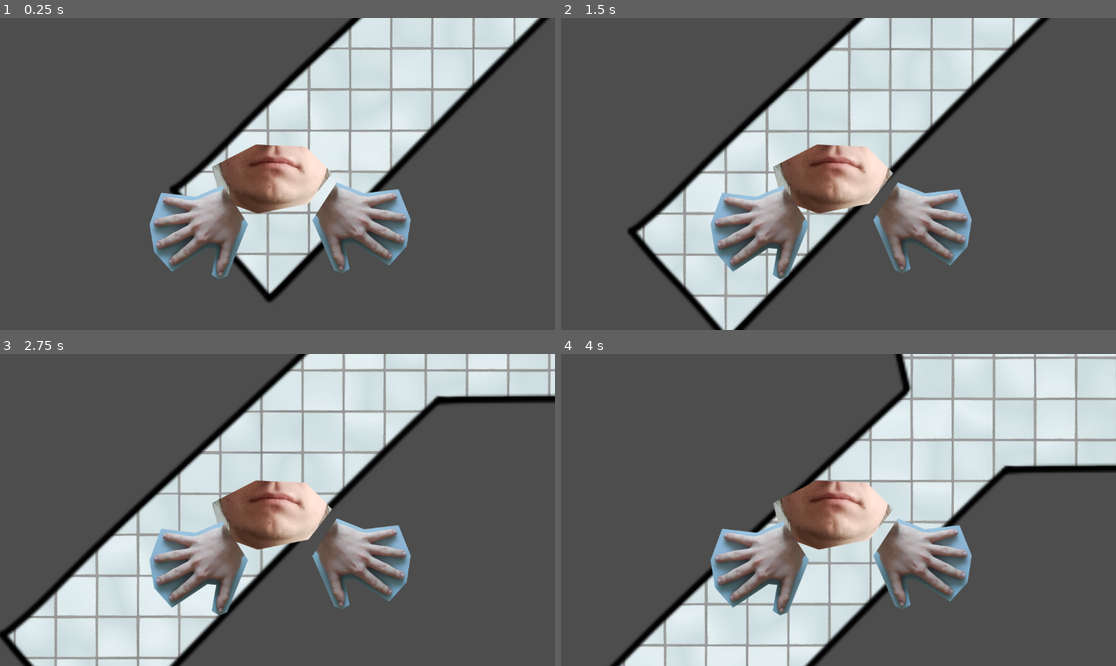
Above: before the commit, frames 1-4 (two rows, left to right).
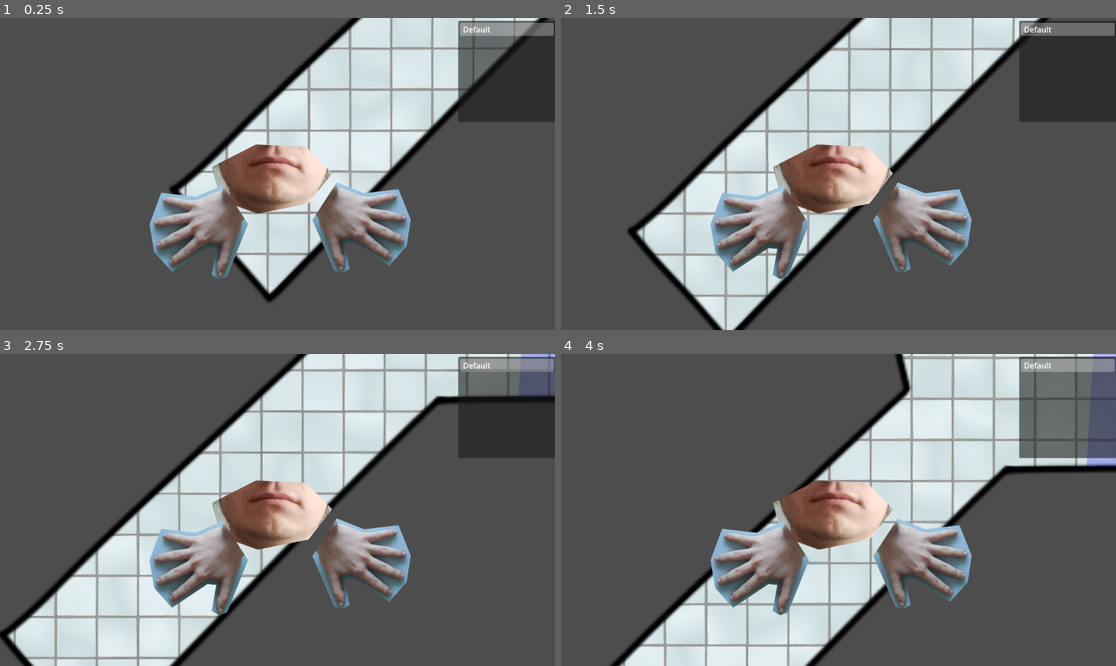
Above: after the commit, the same moments.

Repository: Rainy-Boy/GGJ_2026
Game: Godot game, scene res://Scenes/MapAndUtils/floor_n_1.tscn
Two runs of this game, one before a commit and one after it. Both use one fixed random seed, a clock stepped at 60 frames per second and the inputs below. This scene is started directly instead of the project's main scene. The engine's default icon, where the game draws it, is replaced by a stand-in: a white triangle on a blue panel in a dark square.
Inputs:
- Up to frame 1 (0.25 s): no input
- Up to frame 2 (1.5 s): hold Right (ui_right) 0.53-1.28 s; hold Down (ui_down) from 1.28 s (still down)
- Up to frame 3 (2.75 s): release Down (ui_down) at 2.03 s; hold Right (ui_right) from 2.03 s (still down)
- Up to frame 4 (4 s): release Right (ui_right) at 2.78 s; hold Up (ui_up) 2.78-3.53 s; hold Left (ui_left) from 3.53 s (still down)

The runs differ from the first frame. In frame 1, 5.2% of the frame differs, in the area x 82-100%, y 0-34%; in frame 2, 5.5%; in frame 3, 5.2%; in frame 4, 5.8%, in the area x 82-100%, y 0-37%.

Commit message:
Implement floor N1

Diff:
--- a/ggj_2026/Scenes/MapAndUtils/floor_n_1.tscn
+++ b/ggj_2026/Scenes/MapAndUtils/floor_n_1.tscn
@@ -1,16 +1,96 @@
 [gd_scene format=3 uid="uid://brngi2eqygony"]
 
+[ext_resource type="Script" uid="uid://dv28spakx157m" path="res://Scripts/floor_n_1.gd" id="1_e0esm"]
 [ext_resource type="Texture2D" uid="uid://bbtkie6wjfvm5" path="res://Assets/floor_n1.png" id="1_l66p3"]
+[ext_resource type="PackedScene" path="res://Scenes/start_screen.tscn" id="2_4bg5r"]
+[ext_resource type="PackedScene" uid="uid://waeo3p4ky4hq" path="res://Scenes/mask.tscn" id="2_bydul"]
 [ext_resource type="PackedScene" uid="uid://buwu2n5ww13f3" path="res://Scenes/player.tscn" id="2_tuwts"]
 [ext_resource type="Texture2D" uid="uid://tertwah4g03r" path="res://Assets/textures/Tiles133A_1K-JPG_Color.jpg" id="3_l32xl"]
+[ext_resource type="PackedScene" uid="uid://dhb5a26lx7upo" path="res://Scenes/zone.tscn" id="4_qaspu"]
+[ext_resource type="PackedScene" uid="uid://c4et0fw7wbhw8" path="res://Scenes/npc.tscn" id="5_gkcig"]
+[ext_resource type="PackedScene" uid="uid://b7re1ma6ebvln" path="res://Scenes/game_over_ui.tscn" id="6_2e2mx"]
+[ext_resource type="Texture2D" uid="uid://cmc0yjeu1hwpf" path="res://Assets/masks/covered_a0.png" id="6_xotf0"]
+[ext_resource type="Texture2D" uid="uid://dclq6c325hnmi" path="res://Assets/masks/covered_a1.png" id="7_bydul"]
+[ext_resource type="Texture2D" uid="uid://d1feikbqn3vnq" path="res://Assets/masks/covered_a2.png" id="8_tc0c0"]
+[ext_resource type="PackedScene" uid="uid://bl56j7v08pbd1" path="res://Scenes/mask_ui.tscn" id="11_tc0c0"]
 
-[node name="FloorN1" type="Node2D" unique_id=303085456]
+[sub_resource type="SpriteFrames" id="SpriteFrames_e0esm"]
+animations = [{
+"frames": [{
+"duration": 1.0,
+"texture": ExtResource("6_xotf0")
+}, {
+"duration": 1.0,
+"texture": ExtResource("7_bydul")
+}, {
+"duration": 1.0,
+"texture": ExtResource("8_tc0c0")
+}],
+"loop": true,
+"name": &"default",
+"speed": 5.0
+}]
+
+[sub_resource type="RectangleShape2D" id="RectangleShape2D_tc0c0"]
+size = Vector2(497.62057, 399.37134)
+
+[sub_resource type="CircleShape2D" id="CircleShape2D_tc0c0"]
+radius = 50.000076
+
+[node name="Map" type="Node2D" unique_id=303085456]
+script = ExtResource("1_e0esm")
+next_scene = ExtResource("2_4bg5r")
 
 [node name="Polygon2D" type="Polygon2D" parent="." unique_id=366620380]
 texture_repeat = 2
 texture = ExtResource("3_l32xl")
 polygon = PackedVector2Array(576, 3196, 1275, 2541, 1092, 1766, 466, 1930, 369, 1270, 248, 575, 1841, 267, 2205, 1537,  …(238 unchanged characters)…
 uv = PackedVector2Array(635.8018, 3152.7979, 1333.8018, 2478.7979, 1092, 1766, 464, 1940, 335, 1440, 1288, 1291, 1629.8018, 2562.7979, 1311.8018, 2746.7979)
+
+[node name="GASMASK" parent="Polygon2D" unique_id=1306960532 instance=ExtResource("2_bydul")]
+position = Vector2(618.79913, 859.28143)
+maskType = 1
+
+[node name="Sprite2D" parent="Polygon2D/GASMASK" index="0" unique_id=648951729]
+visible = false
+
+[node name="GasMask" type="ColorRect" parent="Polygon2D/GASMASK" unique_id=1145139596]
+offset_left = -57.0
+offset_top = -56.0
+offset_right = 63.0
+offset_bottom = 64.0
+color = Color(0.23543519, 0.44946563, 0.94517595, 1)
+
+[node name="Label" type="Label" parent="Polygon2D/GASMASK/GasMask" unique_id=193563115]
+layout_mode = 0
+offset_left = 9.200867
+offset_top = 43.0
+offset_right = 118.0
+offset_bottom = 92.0
+text = "COVID MASK
+"
+
+[node name="GASMASK2" parent="Polygon2D" unique_id=1965061561 instance=ExtResource("2_bydul")]
+position = Vector2(4180.257, 3431.0095)
+
+[node name="Sprite2D" parent="Polygon2D/GASMASK2" index="0" unique_id=648951729]
+visible = false
+
+[node name="GasMask" type="ColorRect" parent="Polygon2D/GASMASK2" unique_id=1327511041]
+offset_left = -57.0
+offset_top = -56.0
+offset_right = 63.0
+offset_bottom = 64.0
+color = Color(0.2394, 0.57, 0.32205, 1)
+
+[node name="Label" type="Label" parent="Polygon2D/GASMASK2/GasMask" unique_id=800278052]
+layout_mode = 0
+offset_left = 20.0
+offset_top = 43.0
+offset_right = 100.0
+offset_bottom = 92.0
+text = "GAS MASK
+"
 
 [node name="MapTexture" type="Sprite2D" parent="." unique_id=690957778]
 position = Vector2(2278, 2280)
@@ -25,7 +105,93 @@
 position = Vector2(-3.071497, 12.944275)
 polygon = PackedVector2Array(-17.112762, -379.55246, 14.918823, -228.82843, 331.72446, -255.37518, 416.63016, -413.1198 …(1785 unchanged characters)…
 
+[node name="Zone" parent="." unique_id=1273698596 node_paths=PackedStringArray("npcs") instance=ExtResource("4_qaspu")]
+position = Vector2(1913, 2529)
+maskType = 1
+npcs = [NodePath("../NPC"), null, NodePath("../NPC3"), NodePath("../NPC4"), null]
+
+[node name="CollisionShape2D" parent="Zone" index="0" unique_id=435861281]
+position = Vector2(389, -39.25)
+
+[node name="Polygon2D" type="Polygon2D" parent="Zone" unique_id=103764405]
+modulate = Color(1, 1, 1, 0.23137255)
+position = Vector2(0, -1)
+color = Color(0, 0, 1, 1)
+polygon = PackedVector2Array(1034, -269, 1034, 162, -270, 173, -251, -152)
+
+[node name="NPC" parent="." unique_id=1143530221 instance=ExtResource("5_gkcig")]
+position = Vector2(2412, 2392)
+maskType = 1
+
+[node name="Sprite2D" parent="NPC" index="0" unique_id=2120677741]
+visible = false
+
+[node name="CoveredA" type="AnimatedSprite2D" parent="NPC" unique_id=1735958572]
+modulate = Color(0.5019608, 1, 1, 1)
+position = Vector2(0, 26)
+sprite_frames = SubResource("SpriteFrames_e0esm")
+autoplay = "default"
+
+[node name="NPC3" parent="." unique_id=258678964 instance=ExtResource("5_gkcig")]
+position = Vector2(2254, 2613)
+maskType = 1
+
+[node name="CoveredA" type="AnimatedSprite2D" parent="NPC3" unique_id=751359378]
+modulate = Color(0.5019608, 1, 1, 1)
+position = Vector2(0, 26)
+sprite_frames = SubResource("SpriteFrames_e0esm")
+autoplay = "default"
+
+[node name="NPC4" parent="." unique_id=1260572396 instance=ExtResource("5_gkcig")]
+position = Vector2(2753, 2367)
+maskType = 1
+
+[node name="CoveredA" type="AnimatedSprite2D" parent="NPC4" unique_id=1456093077]
+modulate = Color(0.5019608, 1, 1, 1)
+position = Vector2(0, 26)
+sprite_frames = SubResource("SpriteFrames_e0esm")
+autoplay = "default"
+
 [node name="Player" parent="." unique_id=1868815089 instance=ExtResource("2_tuwts")]
 position = Vector2(788, 3162)
 
 [node name="Camera2D" type="Camera2D" parent="Player" unique_id=907200772]
+
+[node name="GameOverUi" parent="." unique_id=2024322138 instance=ExtResource("6_2e2mx")]
+visible = false
+
+[node name="MaskUI" parent="." unique_id=220193077 instance=ExtResource("11_tc0c0")]
+
+[node name="GasZone" parent="." unique_id=1069286142 instance=ExtResource("4_qaspu")]
+position = Vector2(3564, 2952)
+
+[node name="CollisionShape2D" parent="GasZone" index="0" unique_id=435861281]
+position = Vector2(-178.85693, -847.9739)
+rotation = 2.083753
+shape = SubResource("RectangleShape2D_tc0c0")
+
+[node name="Polygon2D" type="Polygon2D" parent="GasZone" unique_id=1770140396]
+color = Color(0.055999994, 1, 0.04000002, 0.2901961)
+polygon = PackedVector2Array(-472, -728, -236, -1160, 129, -956, -132, -533)
+
+[node name="AreaExit" type="Polygon2D" parent="." unique_id=1978692907]
+position = Vector2(3563, 1789)
+color = Color(1, 0.6392157, 1, 1)
+polygon = PackedVector2Array(27.621582, -108.08624, 62.621582, -39.086243, -7, -39)
+
+[node name="ExitCollider" type="Area2D" parent="AreaExit" unique_id=2009692214]
+
+[node name="CollisionShape2D" type="CollisionShape2D" parent="AreaExit/ExitCollider" unique_id=1041929078]
+position = Vector2(27, -69)
+rotation = -2.6179938
+shape = SubResource("CircleShape2D_tc0c0")
+
+[connection signal="body_entered" from="AreaExit/ExitCollider" to="." method="on_reaching_exit"]
+
+[editable path="Polygon2D/GASMASK"]
+[editable path="Polygon2D/GASMASK2"]
+[editable path="Zone"]
+[editable path="NPC"]
+[editable path="NPC3"]
+[editable path="NPC4"]
+[editable path="GasZone"]
--- /dev/null
+++ b/ggj_2026/Scripts/floor_n_1.gd
@@ -0,0 +1,7 @@
+extends Node2D
+
+@export var next_scene: PackedScene
+@onready var exit_collider = $AreaExit/ExitCollider
+
+func on_reaching_exit(body):
+	get_tree().change_scene_to_packed(next_scene)
--- a/ggj_2026/Scripts/player_script.gd
+++ b/ggj_2026/Scripts/player_script.gd
@@ -44,6 +44,8 @@
 			sprite_neutral.visible = true
 		Global.Masks.GAS:
 			sprite_covered_b.visible = true
+		Global.Masks.COVID:
+			sprite_covered_a.visible = true
 
 func get_input():
 	var input_direction = Input.get_vector("ui_left", "ui_right", "ui_up", "ui_down")
Not shown, added: ggj_2026/Scripts/floor_n_1.gd.uid
